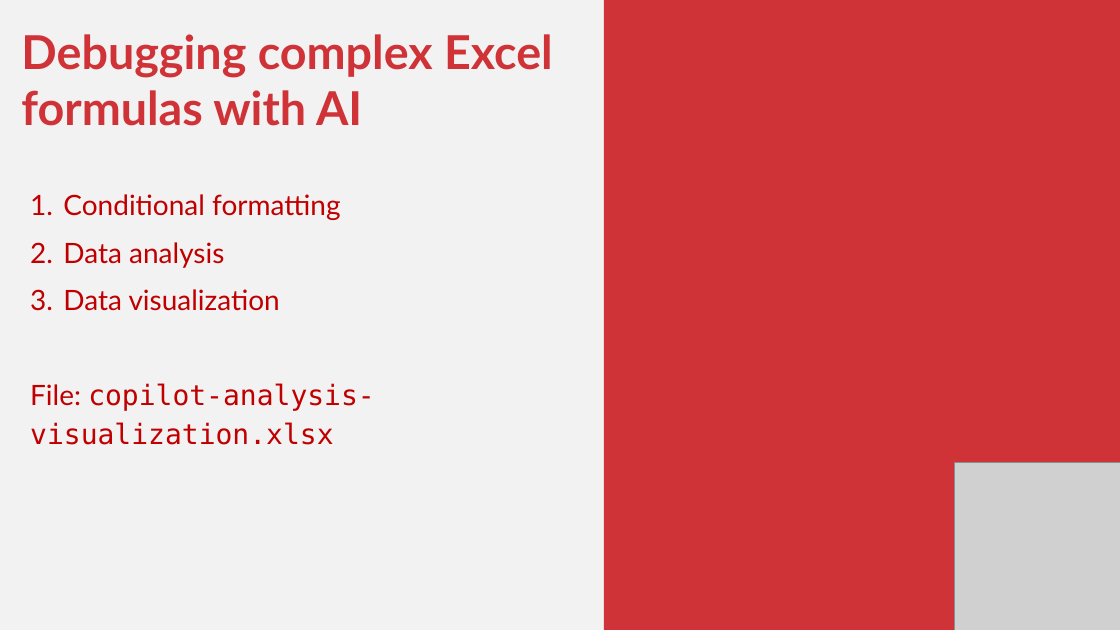
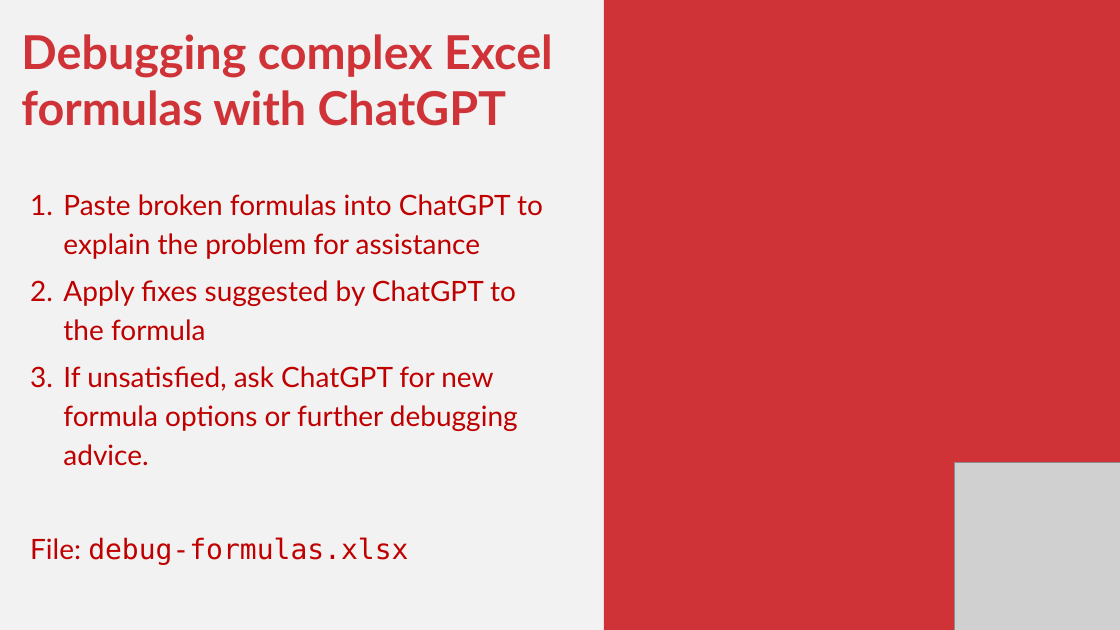
Before and after one commit to stringfestdata/enhancing-excel-free-generative-ai-tools, a slide deck: slide 23 of enhancing-excel-free-generative-ai.pptx (slide 15 before the commit). Drawn at 1120x630 pixels with LibreOffice and Linux fonts; fonts in the diff are those of the drawing; grey boxes stand for pictures. Boxes give left, top, right and bottom in pixels: in the first picture for what was removed or moved away, otherwise in the second. Text is boxed around its words. In the diff, an @@ line names an element or a change of style, - is before the commit and + after.

```diff
--- a/enhancing-excel-free-generative-ai.pptx
+++ b/enhancing-excel-free-generative-ai.pptx
@@ text at <box>21,34,553,565</box>: text changed @@
-Debugging complex Excel formulas with AI
-1. Conditional formatting
-2. Data analysis
-3. Data visualization
-File: copilot-analysis-visualization.xlsx
+Debugging complex Excel formulas with ChatGPT
+1. Paste broken formulas into ChatGPT to explain the problem for assistance
+2. Apply fixes suggested by ChatGPT to the formula
+3. If unsatisfied, ask ChatGPT for new formula options or further debugging advice.
+File: debug-formulas.xlsx
```
Also in this commit, not shown: 2 other slides changed, 10 slides added, 2 slides removed, 1 other file.
